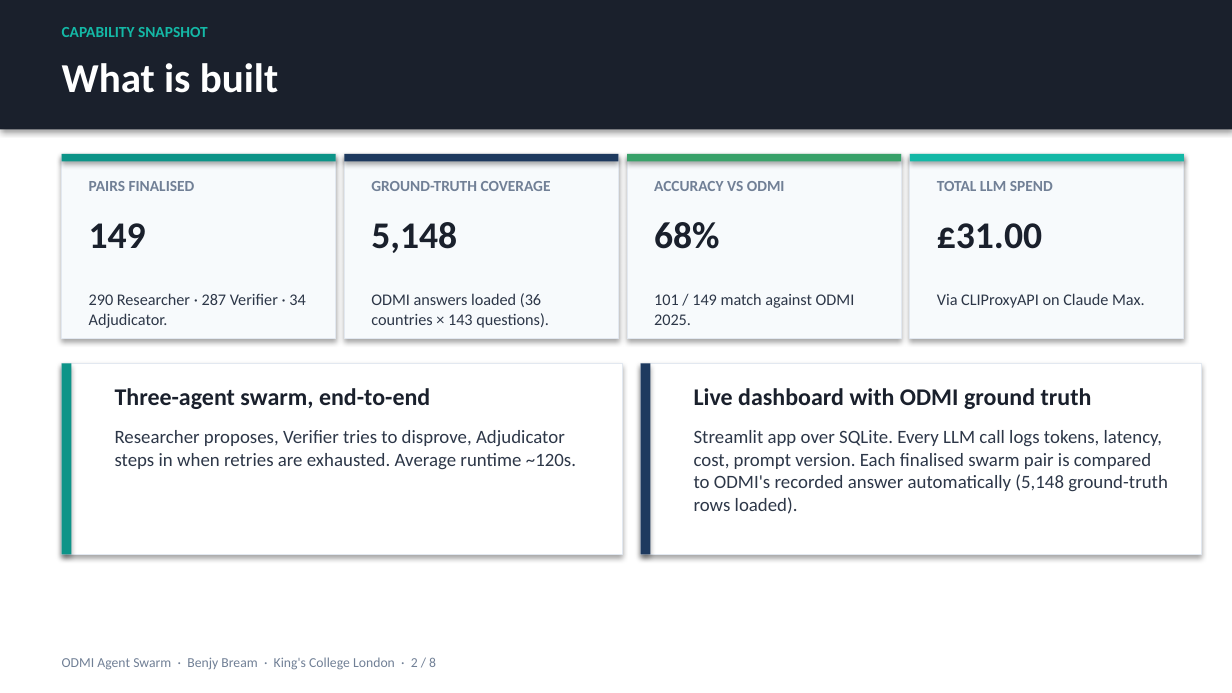
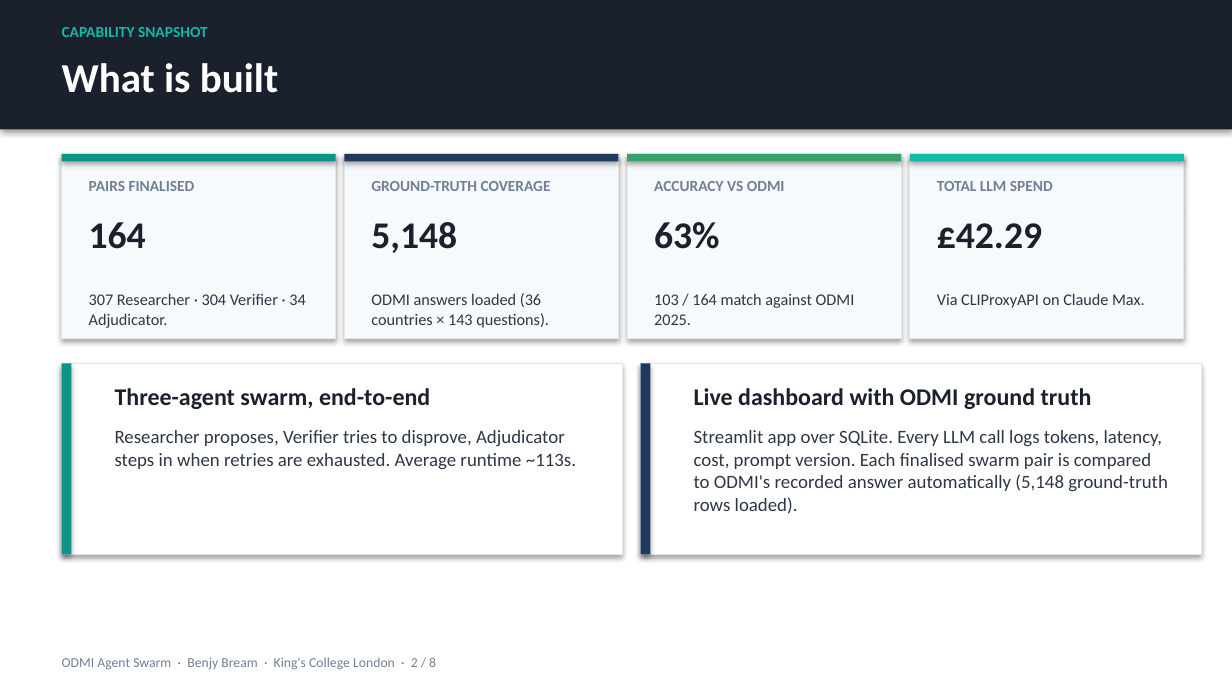
Before and after one commit to benjyb1/odmi-agent-swarm, a slide deck: slide 2 of docs/PROGRESS_SLIDES_2026-06-02.pptx. Drawn at 1232x693 pixels with LibreOffice and Linux fonts; fonts in the diff are those of the drawing. Boxes give left, top, right and bottom in pixels: in the first picture for what was removed or moved away, otherwise in the second. Text is boxed around its words. In the diff, an @@ line names an element or a change of style, - is before the commit and + after.

```diff
--- a/docs/PROGRESS_SLIDES_2026-06-02.pptx
+++ b/docs/PROGRESS_SLIDES_2026-06-02.pptx
@@ text at box(89, 222, 146, 249): text changed @@
-149
+164
@@ text at box(654, 222, 719, 249): text changed @@
-68%
+63%
@@ text at box(937, 223, 1042, 249): text changed @@
-£31.00
+£42.29
@@ text at box(89, 293, 305, 328): text changed @@
-290 Researcher · 287 Verifier · 34 Adjudicator.
+307 Researcher · 304 Verifier · 34 Adjudicator.
@@ text at box(654, 293, 855, 325): text changed @@
-101 / 149 match against ODMI 2025.
+103 / 164 match against ODMI 2025.
@@ text at box(115, 430, 576, 470): text changed @@
-Researcher proposes, Verifier tries to disprove, Adjudicator steps in when retries are exhausted. Average runtime ~120s.
+Researcher proposes, Verifier tries to disprove, Adjudicator steps in when retries are exhausted. Average runtime ~113s.
```
Also in this commit, not shown: 1 other slide changed, 8 other files.
